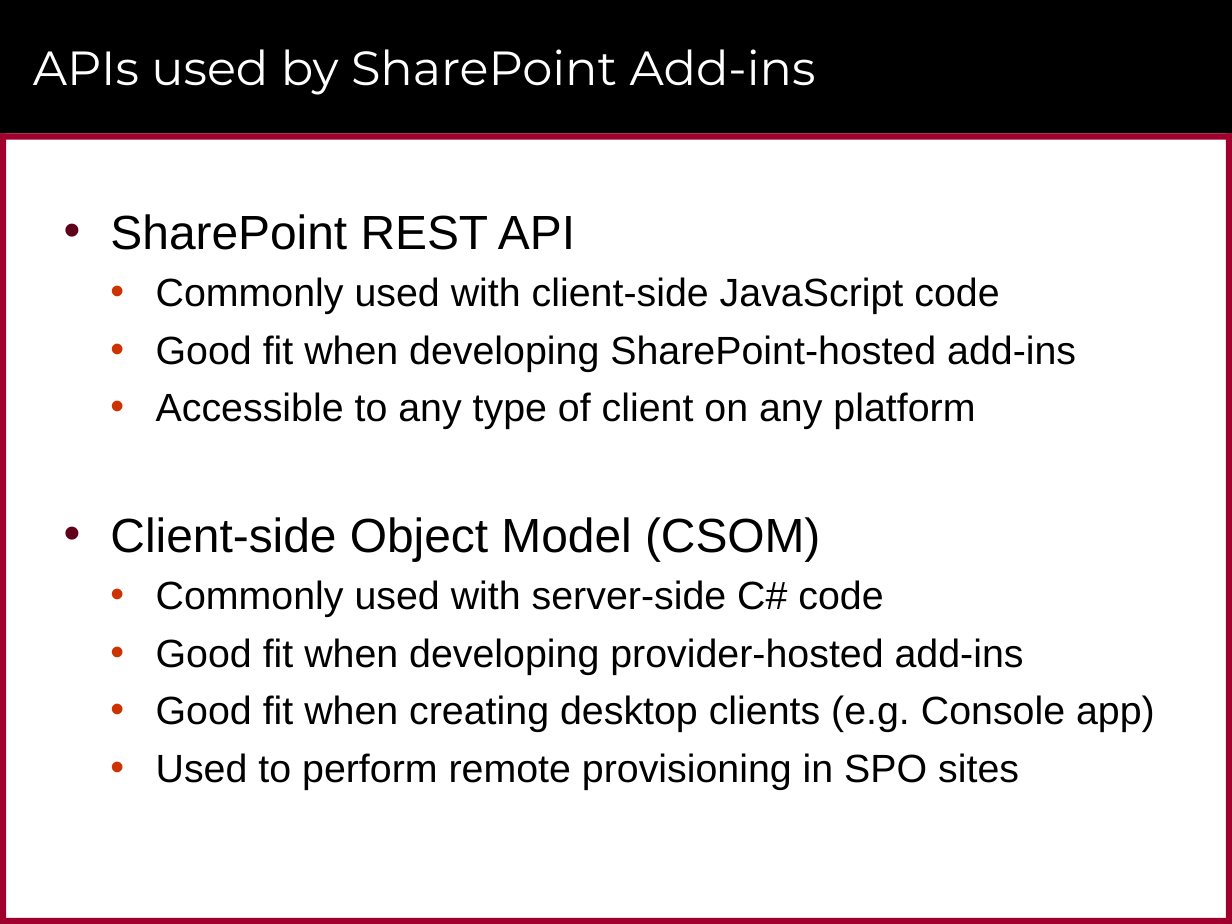
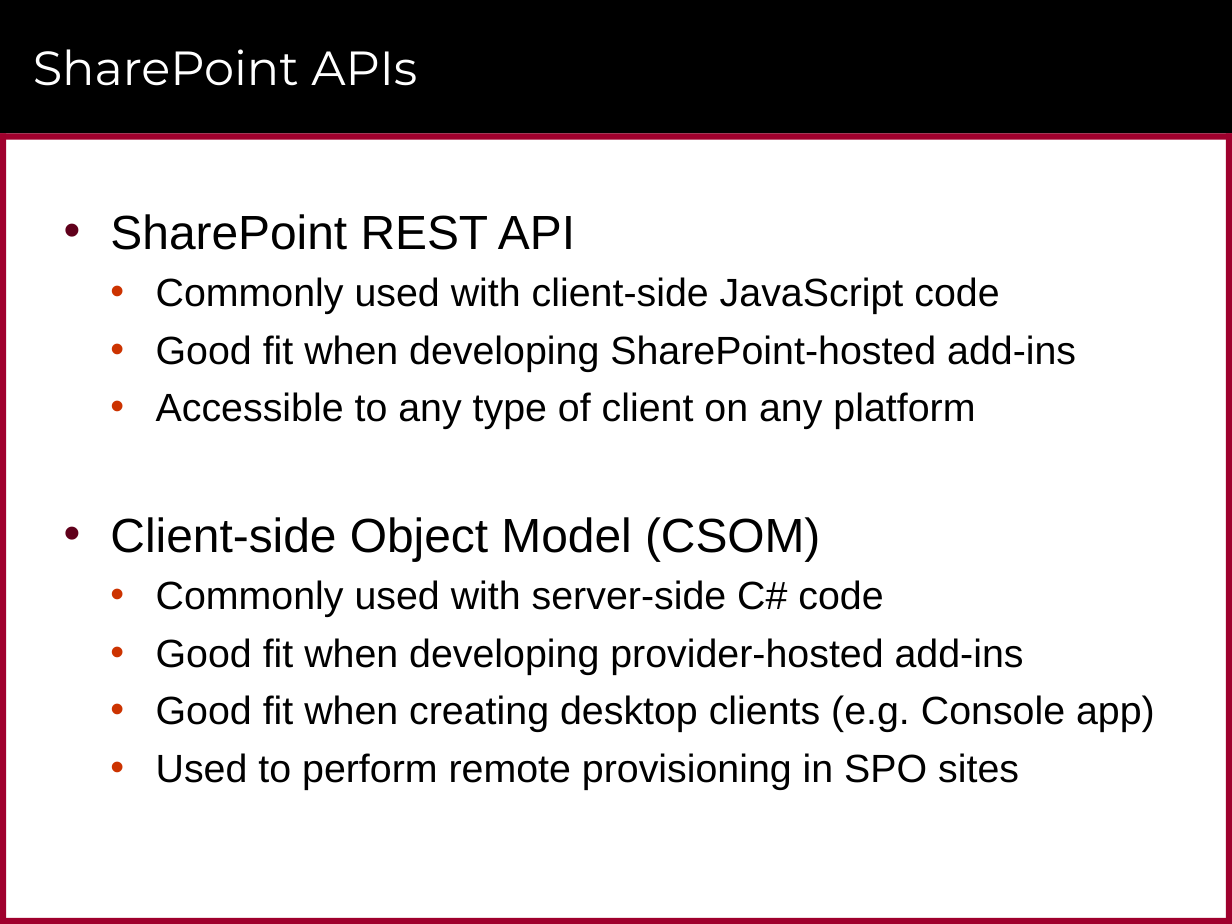
Before and after one commit to CriticalPathTraining/MSD365_Courseware, a slide deck: slide 6 of 01 GettingStarted.pptx (slide 15 before the commit). Drawn at 1232x924 pixels with LibreOffice and Linux fonts; fonts in the diff are those of the drawing; background and template pictures are left out. Boxes give left, top, right and bottom in pixels: in the first picture for what was removed or moved away, otherwise in the second. Text is boxed around its words. In the diff, an @@ line names an element or a change of style, - is before the commit and + after.

```diff
--- a/01 GettingStarted.pptx
+++ b/01 GettingStarted.pptx
@@ title at (33, 49, 417, 86): text changed @@
-APIs used by SharePoint Add-ins
+SharePoint APIs
```
Also in this commit, not shown: 3 other slides changed, 37 slides added, 17 slides removed, 19 other files.
